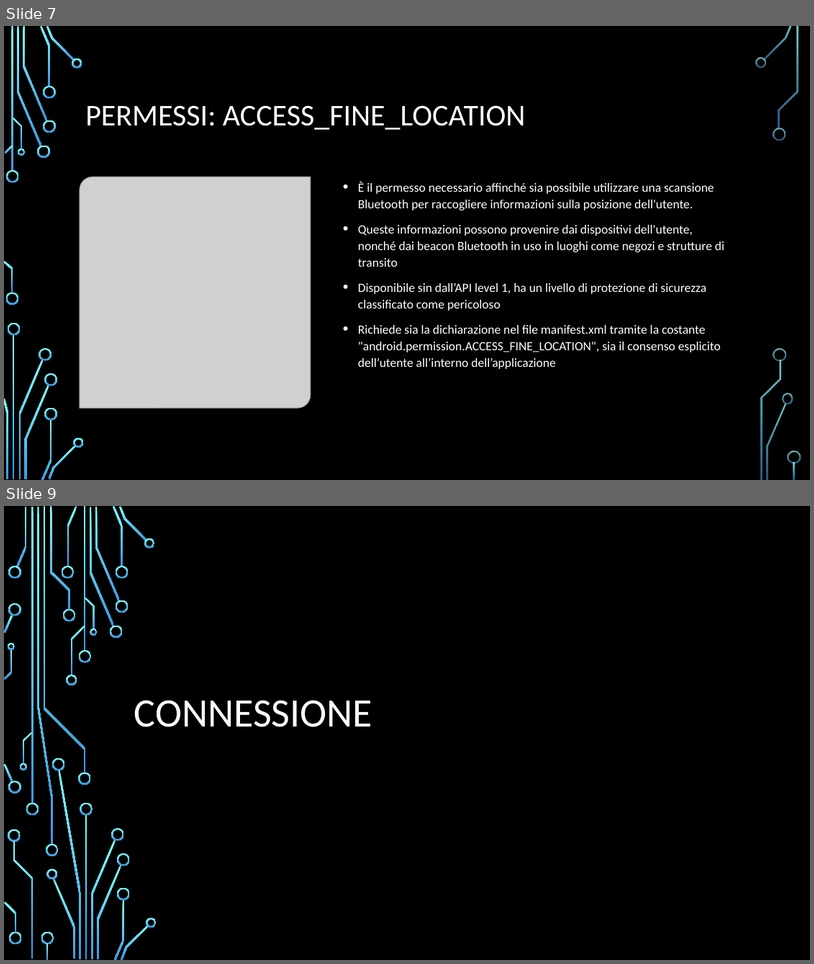
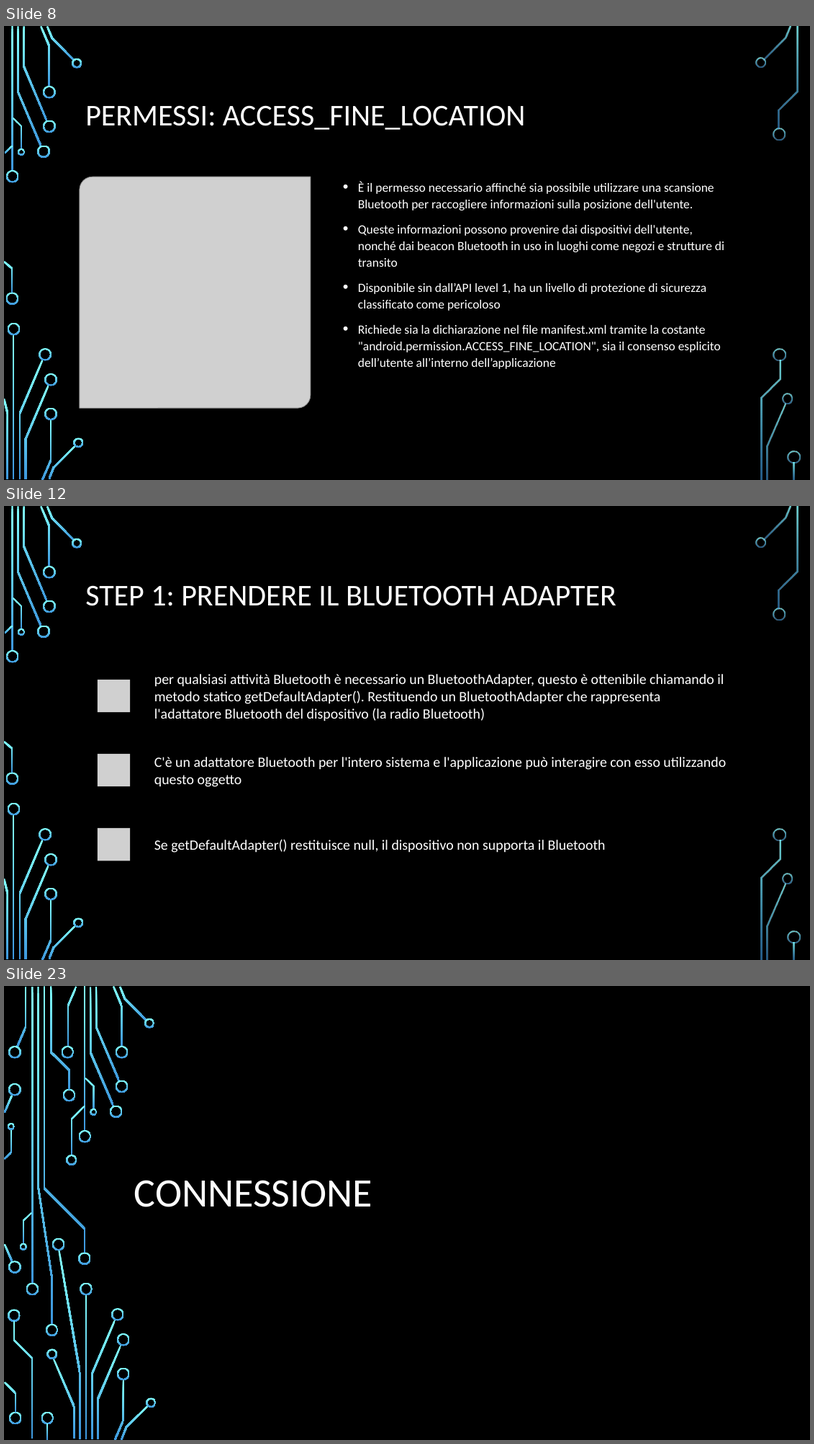
Before and after one commit to FNX-hub/ProgettoMP, a slide deck: Bluetooth.pptx. Shown one above the other, each under a label of ours: slides 7 and 9 before the commit, slides 8, 12 and 23 after it; the slides between them are not shown. The pictures are 814x964 and 814x1444 pixels, drawn with LibreOffice and Linux fonts; fonts in the diff are those of the drawing; grey boxes stand for pictures; background and template pictures are left out. Boxes give left, top, right and bottom in pixels: in the first picture for what was removed or moved away, otherwise in the second. Text is boxed around its words. In the diff, an @@ line names an element or a change of style, - is before the commit and + after.

```diff
--- a/Bluetooth.pptx
+++ b/Bluetooth.pptx
@@ slide 12 added at <box>4,506,810,960</box>, background picture (left out); not listed: 36 template elements that a slide beside it also shows @@
@@ title added at <box>85,585,617,606</box>, 36 pt, text #FFFFFF @@
+STEP 1: PRENDERE IL BLUETOOTH ADAPTER
@@ group added at <box>80,667,735,874</box>: 3 rounded rectangles, 3 pictures, 3 texts @@
+per qualsiasi attività Bluetooth è necessario un BluetoothAdapter, questo è ottenibile chiamando il metodo statico getDefaultAdapter(). Restituendo un BluetoothAdapter che rappresenta l'adattatore Bluetooth del dispositivo (la radio Bluetooth)
+C'è un adattatore Bluetooth per l'intero sistema e l'applicazione può interagire con esso utilizzando questo oggetto
+Se getDefaultAdapter() restituisce null, il dispositivo non supporta il Bluetooth
@@ what was slide 7 is now slide 8 @@
@@ what was slide 9 is now slide 23 @@
```
Also in this commit, not shown: 7 slides changed, 13 other slides added, 1 slide removed.
